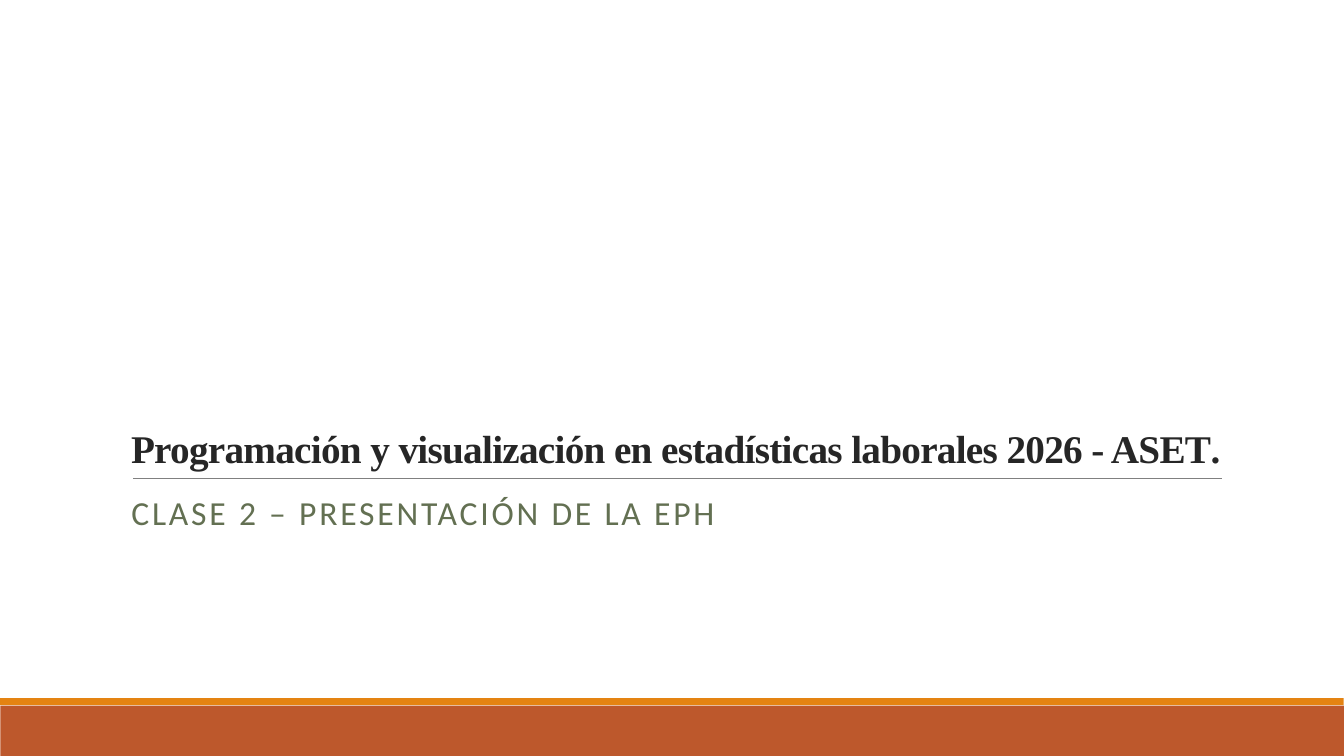
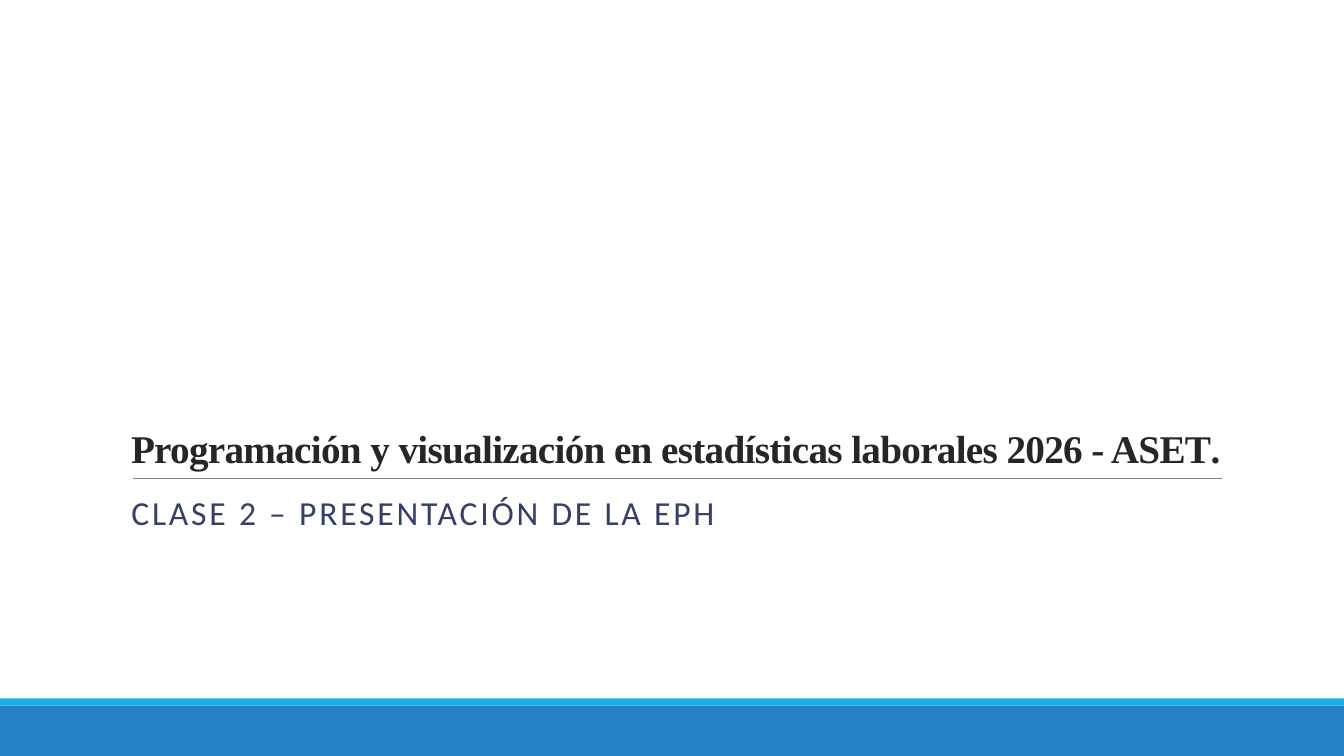
Before and after one commit to ceped-fce-uba/curso_aset, a slide deck: slide 1 of Clase 2 - EPH e Intro a Tidyverse/Presentación EPH.pptx. Drawn at 1344x756 pixels with LibreOffice and Linux fonts; fonts in the diff are those of the drawing. Boxes give left, top, right and bottom in pixels: in the first picture for what was removed or moved away, otherwise in the second. Text is boxed around its words. In the diff, an @@ line names an element or a change of style, - is before the commit and + after.

Commit message:
cierro clase 2

```diff
--- a/Clase 2 - EPH e Intro a Tidyverse/Presentación EPH.pptx
+++ b/Clase 2 - EPH e Intro a Tidyverse/Presentación EPH.pptx
@@ subtitle "CLASE 2 – PRESENTACIÓN DE ..." at box(131, 497, 714, 526): text colour #637052 to #344068 @@
@@ rectangle at box(0, 706, 1344, 756): fill #BD582C to #2683C6 @@
@@ rectangle at box(0, 699, 1344, 706): fill #E48312 to #1CADE4 @@
```
Also in this commit, not shown: 22 other slides changed, 3 other files.
